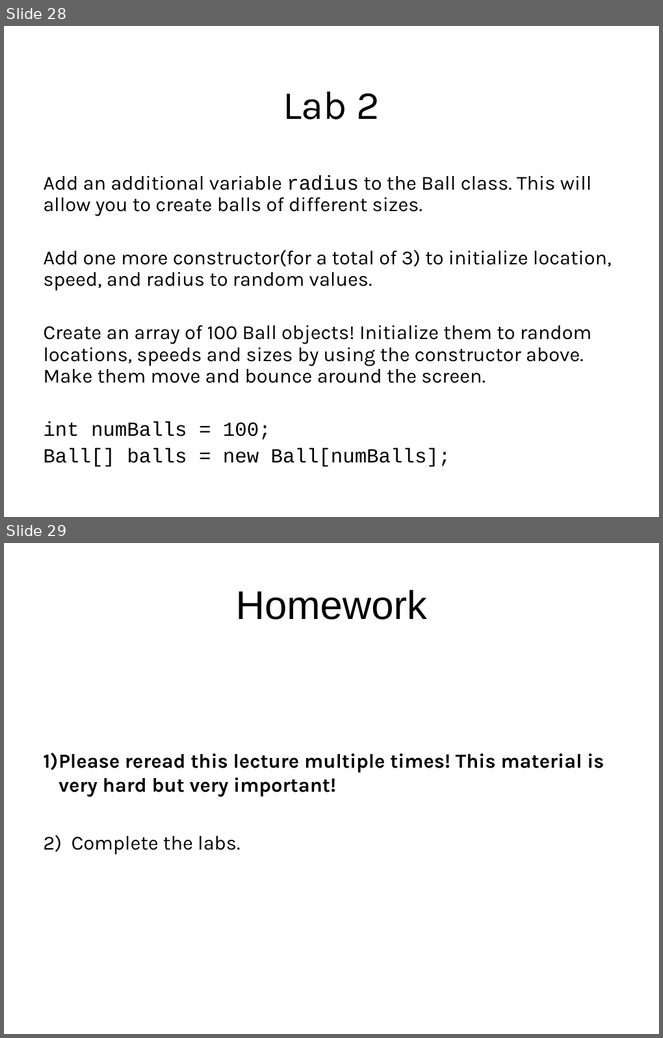
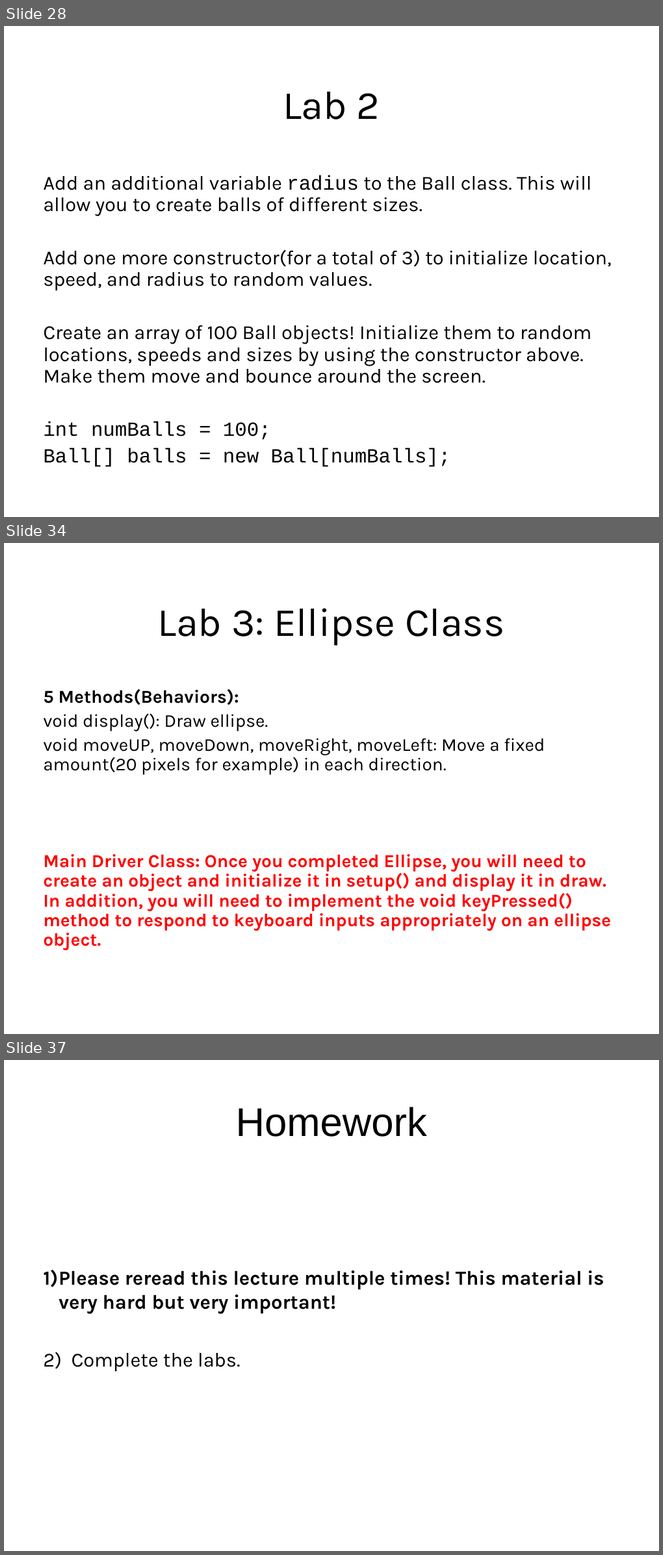
Before and after one commit to LongBaoNguyen/longbaonguyen.github.io, a slide deck: courses/apcsp/lecture11.ppt. Shown one above the other, each under a label of ours: slides 28 and 29 before the commit, slides 28, 34 and 37 after it; the slides between them are not shown. The pictures are 663x1038 and 663x1555 pixels, drawn with LibreOffice and Linux fonts; fonts in the diff are those of the drawing; background and template pictures are left out. Boxes give left, top, right and bottom in pixels: in the first picture for what was removed or moved away, otherwise in the second. Text is boxed around its words. In the diff, an @@ line names an element or a change of style, - is before the commit and + after.

```diff
--- a/courses/apcsp/lecture11.ppt
+++ b/courses/apcsp/lecture11.ppt
@@ slide 34 added at box(4, 543, 659, 1034), background picture (left out) @@
@@ title added at box(157, 608, 505, 646), 44 pt, text #000000 @@
+Lab 3: Ellipse Class
@@ text added at box(43, 689, 611, 951), 20 pt, text #FF0000, bold @@
+5 Methods(Behaviors):
+void display(): Draw ellipse.
+void moveUP, moveDown, moveRight, moveLeft: Move a fixed amount(20 pixels for example) in each direction.
+Main Driver Class: Once you completed Ellipse, you will need to create an object and initialize it in setup() and display it in draw. In addition, you will need to implement the void keyPressed() method to respond to keyboard inputs appropriately on an ellipse object.
@@ what was slide 29 is now slide 37 @@
```
Also in this commit, not shown: 1 slide changed, 7 other slides added, 5 other files.
